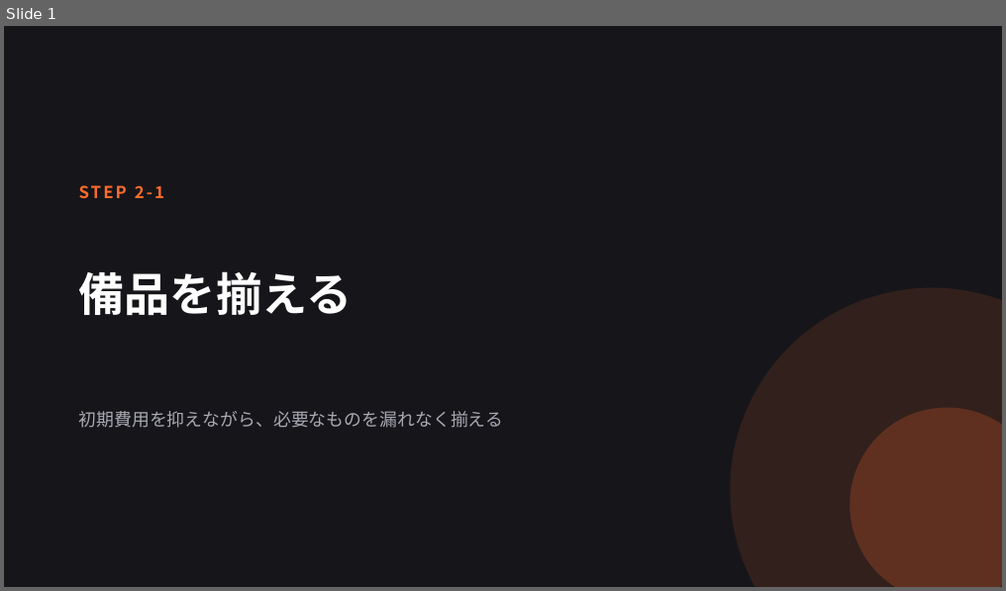
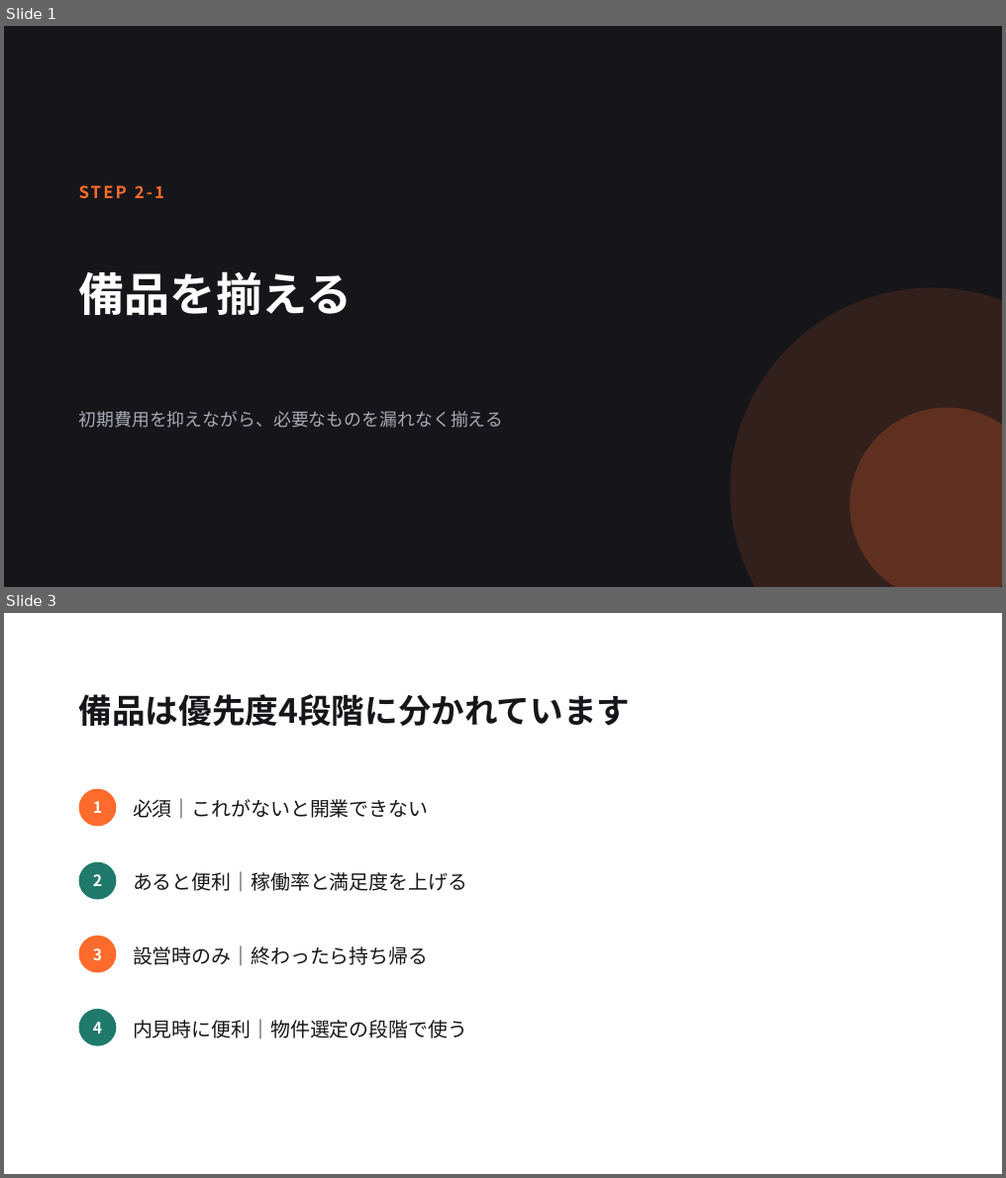
Before and after one commit to sou1104pc-ops/task-matrix, a slide deck: slides/11_備品を揃える.pptx. Shown one above the other, each under a label of ours: slide 1 before the commit, slides 1 and 3 after it; the slides between them are not shown. The pictures are 1006x591 and 1006x1178 pixels, drawn with LibreOffice and Linux fonts; fonts in the diff are those of the drawing. Boxes give left, top, right and bottom in pixels: in the first picture for what was removed or moved away, otherwise in the second. Text is boxed around its words. In the diff, an @@ line names an element or a change of style, - is before the commit and + after.

```diff
--- a/slides/11_備品を揃える.pptx
+++ b/slides/11_備品を揃える.pptx
@@ slide 3 added at box(4, 613, 1002, 1174), background #FFFFFF @@
@@ text added at box(79, 694, 631, 726), 32 pt, text #16161A, bold @@
+備品は優先度4段階に分かれています
@@ ellipse added at box(79, 789, 116, 827), fill #FF6B2C @@
@@ text added at box(93, 801, 102, 813), 15 pt, text #FFFFFF, bold @@
+1
@@ text added at box(133, 798, 429, 819), 19 pt, text #16161A @@
+必須｜これがないと開業できない
@@ ellipse added at box(79, 862, 116, 900), fill #1F7A6C @@
@@ text added at box(93, 874, 102, 886), 15 pt, text #FFFFFF, bold @@
+2
@@ text added at box(133, 871, 467, 892), 19 pt, text #16161A @@
+あると便利｜稼働率と満足度を上げる
@@ ellipse added at box(79, 936, 116, 973), fill #FF6B2C @@
@@ text added at box(93, 949, 102, 960), 15 pt, text #FFFFFF, bold @@
+3
@@ text added at box(133, 946, 429, 966), 19 pt, text #16161A @@
+設営時のみ｜終わったら持ち帰る
@@ ellipse added at box(79, 1009, 116, 1047), fill #1F7A6C @@
@@ text added at box(93, 1022, 102, 1034), 15 pt, text #FFFFFF, bold @@
+4
@@ text added at box(133, 1019, 467, 1040), 19 pt, text #16161A @@
+内見時に便利｜物件選定の段階で使う
```
Also in this commit, not shown: 2 slides changed, 21 other slides added, 3 slides removed, 19 other files.
